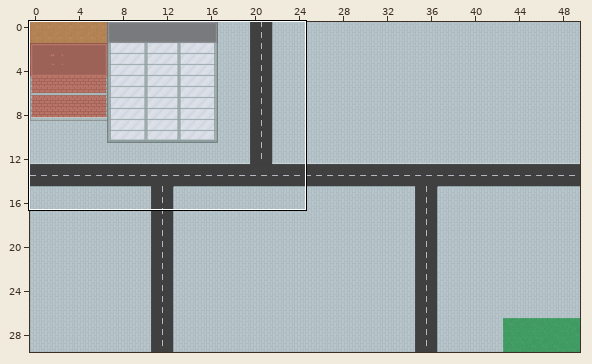
Tiled map, stored at assets/map/city.tmx. Above, an overview of the earlier version with the close-up marked.
Close-up. Earlier state:
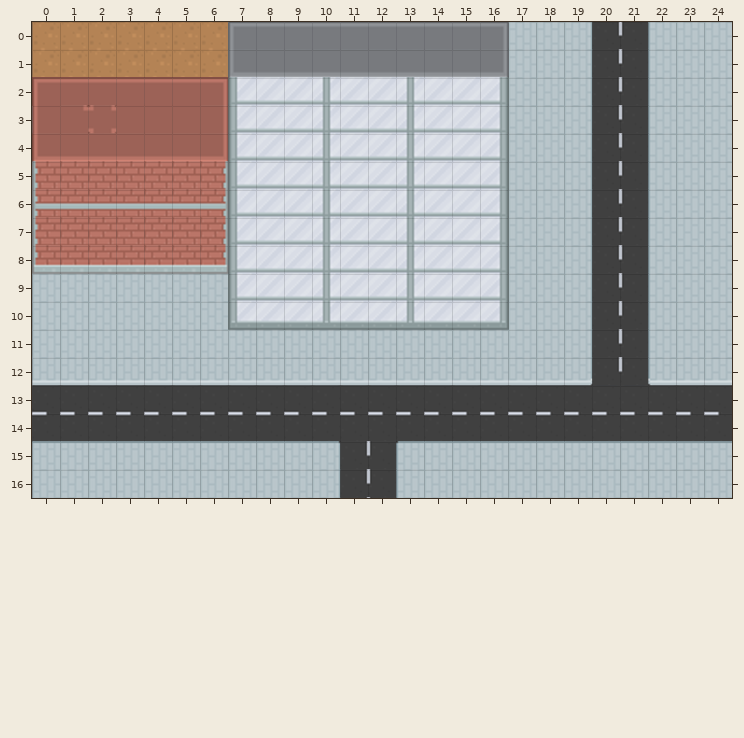
Cells are 61x61 px. Shown: x 0..24, y 0..16. The commit also changed other parts of the map, which this record leaves out.
New version:
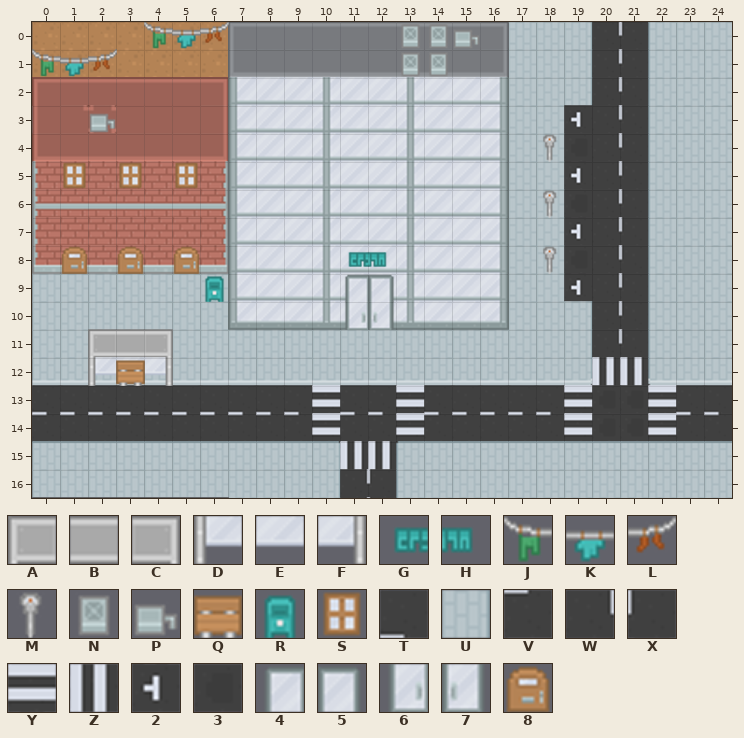
Key: from "roguelikeCity_magenta": A 204, B 205, C 206, D 241, E 242, F 243, G 294, H 295, J 485, K 486, L 487, M 500, N 545, P 546, Q 570, R 604, S 618, T 713, U 748, V 750, W 786, X 787, Y 823, Z 826, 2 863, 3 898, 4 913, 5 914, 6 950, 7 951, 8 982.
_ is an empty cell.
Tiles of an added or newly shown layer are drawn over the layers below it.
Diff:
Layer "ground":
y 3: x 19 U -> 2
y 4: x 19 U -> 3
y 5: x 19 U -> 2
y 6: x 19 U -> 3
y 7: x 19 U -> 2
y 8: x 19 U -> 3
y 9: x 19 U -> 2
y 12: x 20..21 WX -> ZZ
y 13: x 10 T -> Y; x 13 T -> Y; x 19..22 TTTT -> Y33Y
y 14: x 10 V -> Y; x 13 V -> Y; x 19..22 VVVV -> Y33Y
y 15: x 11..12 WX -> ZZ
Layer "decorations" (added):
y 0: x 4..6 ___ -> JKL; x 13..15 ___ -> NNP
y 1: x 0..2 ___ -> JKL; x 13..14 __ -> NN
y 3: x 2 _ -> P
y 4: x 18 _ -> M
y 5: x 1 _ -> S; x 3 _ -> S; x 5 _ -> S
y 6: x 18 _ -> M
y 8: x 1 _ -> 8; x 3 _ -> 8; x 5 _ -> 8; x 11..12 __ -> GH; x 18 _ -> M
y 9: x 6 _ -> R; x 11..12 __ -> 45
y 10: x 11..12 __ -> 67
y 11: x 2..4 ___ -> ABC
y 12: x 2..4 ___ -> DEF
Layer "top_layer_decorations" (added):
y 12: x 3 _ -> Q
